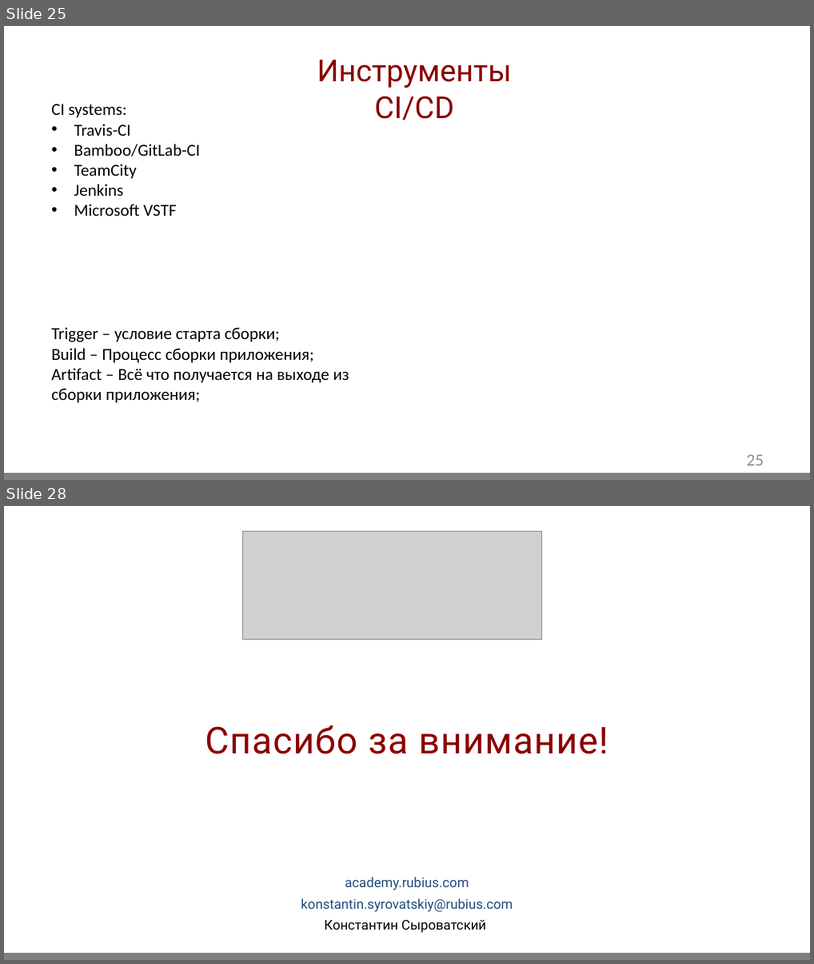
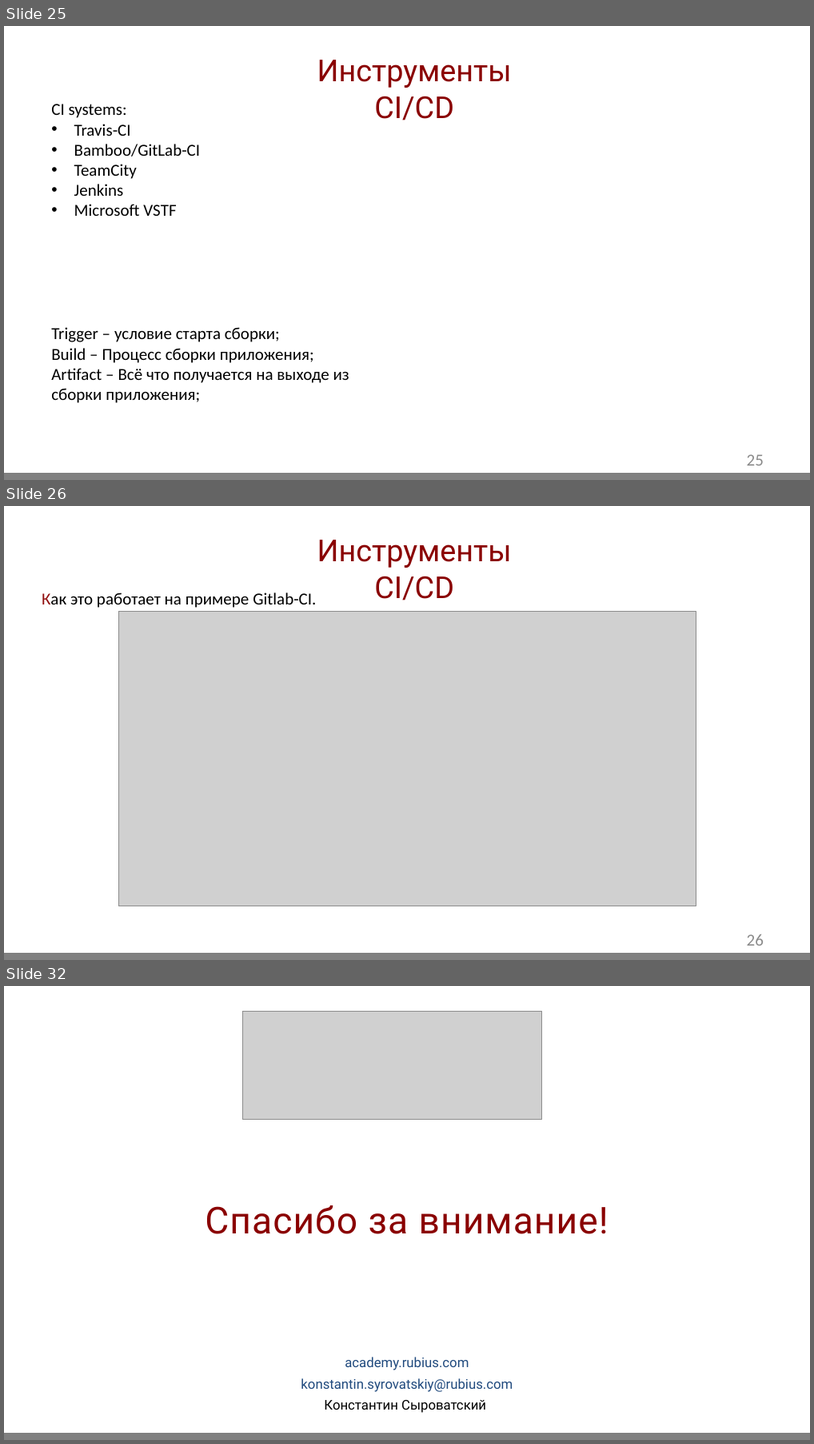
Before and after one commit to GidMaster/qa-courses, a slide deck: lection.pptx. Shown one above the other, each under a label of ours: slides 25 and 28 before the commit, slides 25, 26 and 32 after it; the slides between them are not shown. The pictures are 814x964 and 814x1444 pixels, drawn with LibreOffice and Linux fonts; fonts in the diff are those of the drawing; grey boxes stand for pictures; background and template pictures are left out. Boxes give left, top, right and bottom in pixels: in the first picture for what was removed or moved away, otherwise in the second. Text is boxed around its words. In the diff, an @@ line names an element or a change of style, - is before the commit and + after.

```diff
--- a/lection.pptx
+++ b/lection.pptx
@@ slide 26 added at box(4, 506, 810, 960), background #FFFFFF; not listed: 2 template elements that a slide beside it also shows @@
@@ text added at box(318, 540, 512, 600), 36 pt, text #8A0000 @@
+Инструменты CI/CD
@@ text added at box(42, 592, 316, 608), 20 pt, text #000000 @@
+Как это работает на примере Gitlab-CI.
@@ picture added at box(118, 612, 696, 906) @@
@@ page number added at box(747, 934, 764, 945), 20 pt, text #8C8C8C @@
+26
@@ what was slide 28 is now slide 32 @@
```
Also in this commit, not shown: 2 slides changed, 5 other slides added, 1 slide removed.
